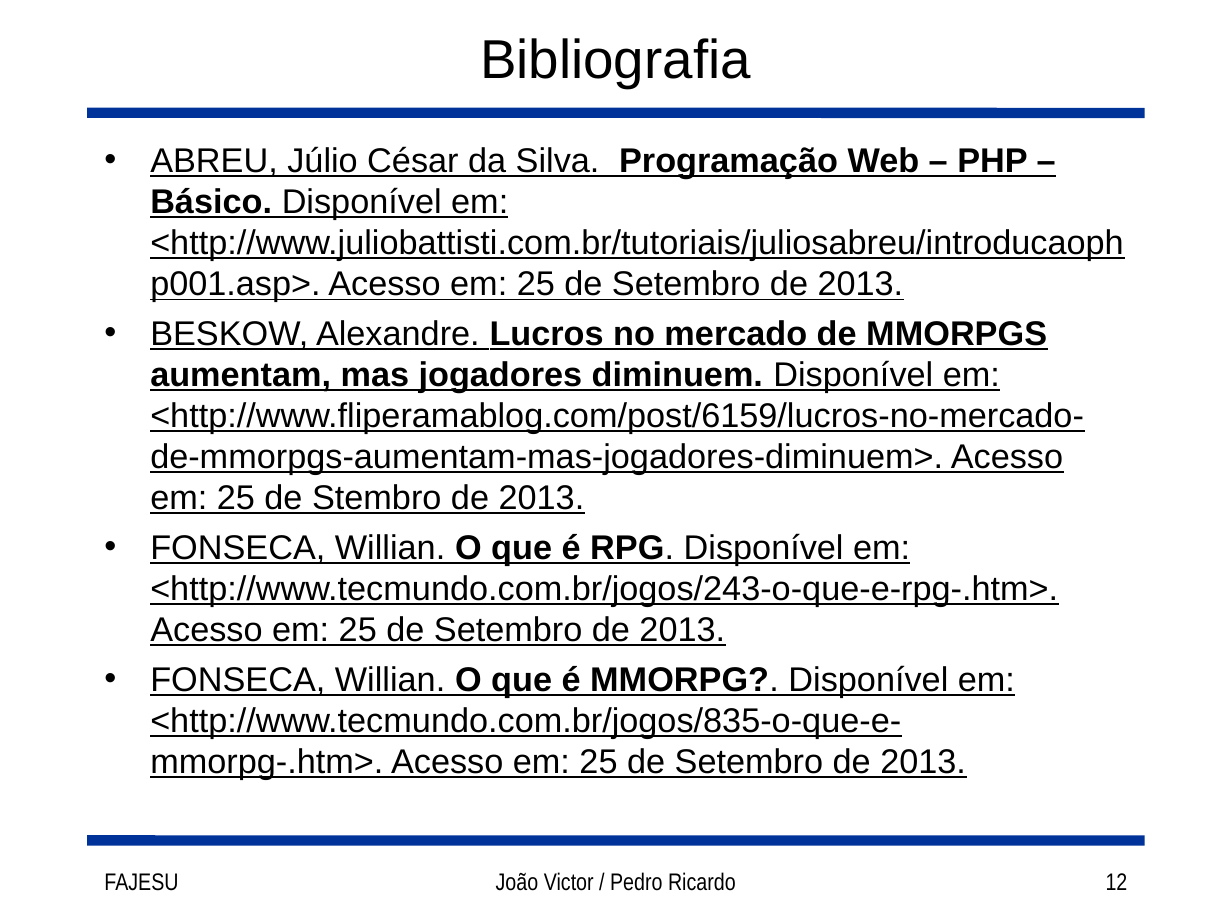
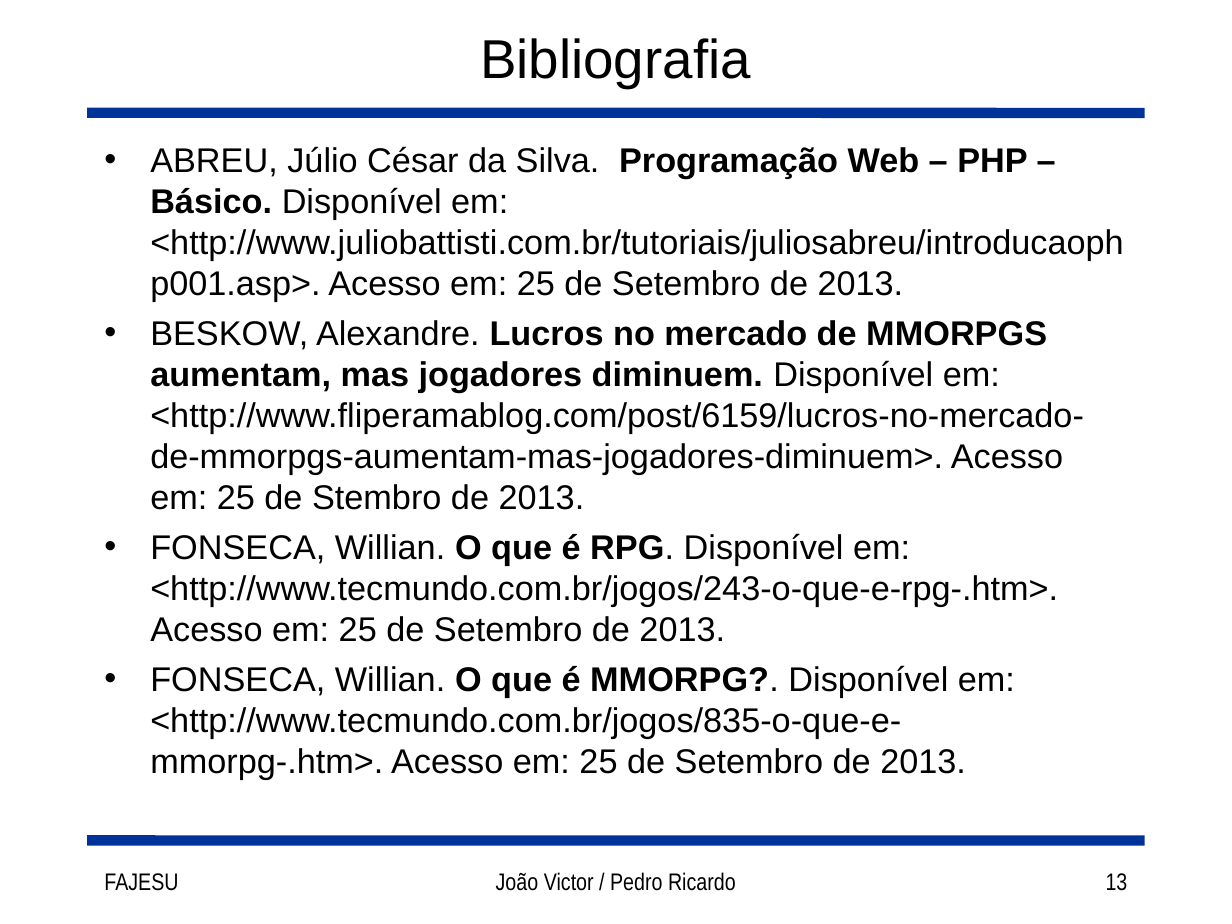
Before and after one commit to joaorocha/tcc-got-v1, a slide deck: slide 13 of docs/Slides.ppt (slide 12 before the commit). Drawn at 1232x924 pixels with LibreOffice and Linux fonts; fonts in the diff are those of the drawing. Boxes give left, top, right and bottom in pixels: in the first picture for what was removed or moved away, otherwise in the second. Text is boxed around its words. In the diff, an @@ line names an element or a change of style, - is before the commit and + after.

```diff
--- a/docs/Slides.ppt
+++ b/docs/Slides.ppt
@@ text "ABREU, Júlio César da Silva. ..." at [150, 146, 1123, 779]: underline off @@
@@ page number at [1106, 873, 1128, 891]: text changed @@
-12
+13
```
Also in this commit, not shown: 9 other slides changed, 1 slide added.
